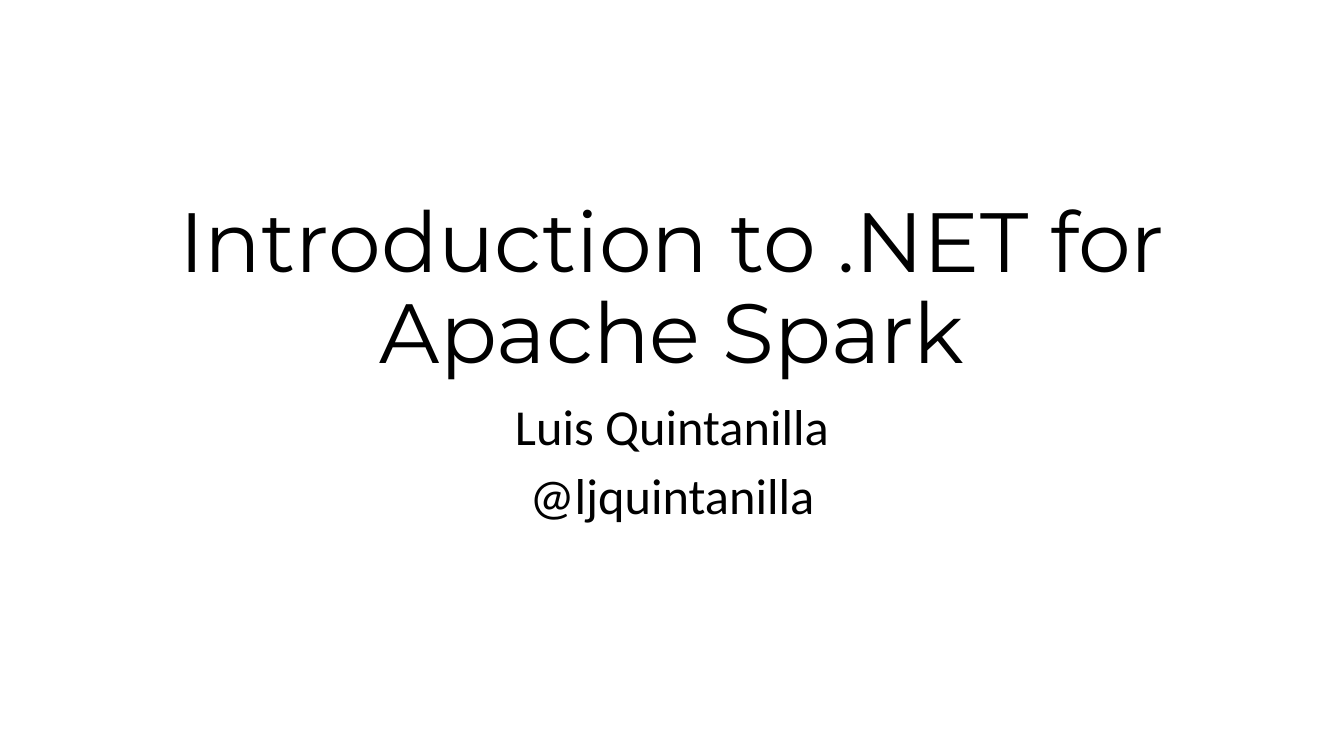
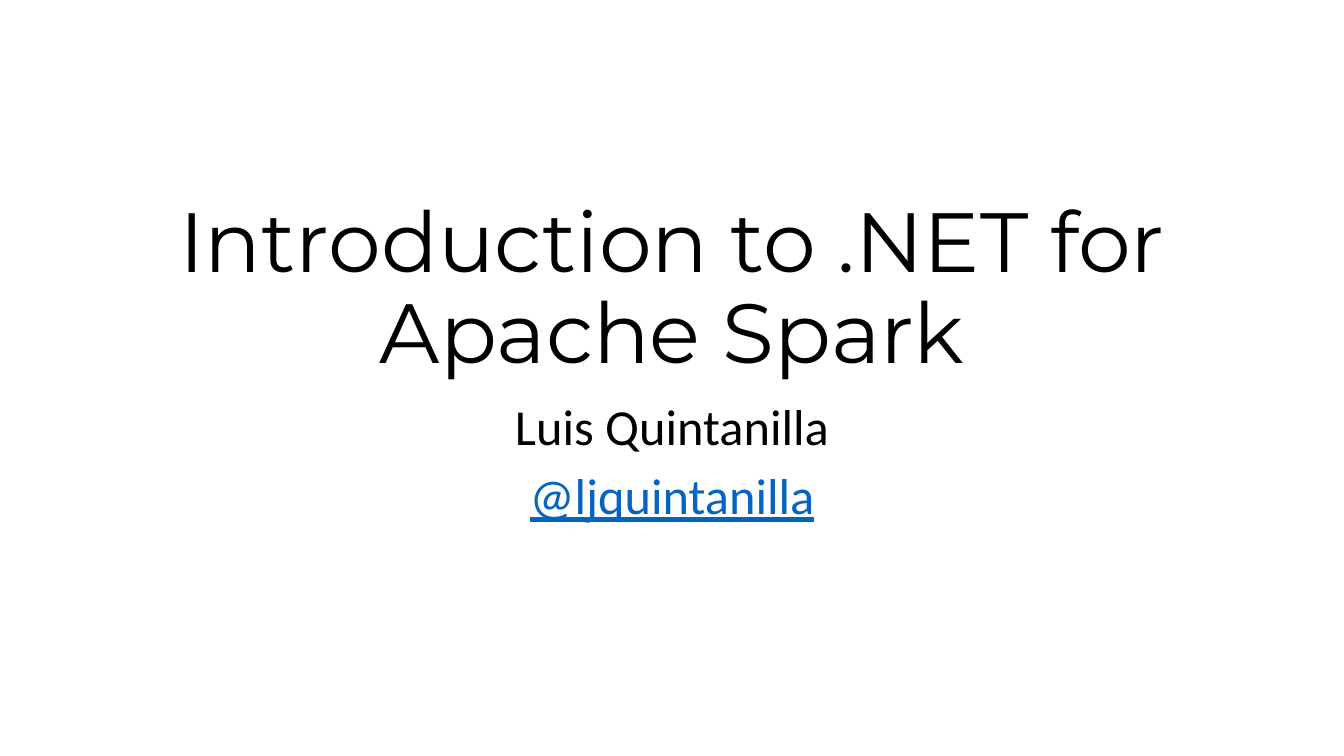
Before and after one commit to lqdev/Presentations, a slide deck: slide 1 of codecampnyc2019/slides/Intro-Dotnet-Spark.pptx. Drawn at 1344x756 pixels with LibreOffice and Linux fonts; fonts in the diff are those of the drawing. Boxes give left, top, right and bottom in pixels: in the first picture for what was removed or moved away, otherwise in the second. Text is boxed around its words. In the diff, an @@ line names an element or a change of style, - is before the commit and + after.

```diff
--- a/codecampnyc2019/slides/Intro-Dotnet-Spark.pptx
+++ b/codecampnyc2019/slides/Intro-Dotnet-Spark.pptx
@@ subtitle at (530, 479, 815, 523): text colour #000000 to #0563C1, underline on in "@ljquintanilla" @@
```
Also in this commit, not shown: 8 other slides changed, 2 other files.
